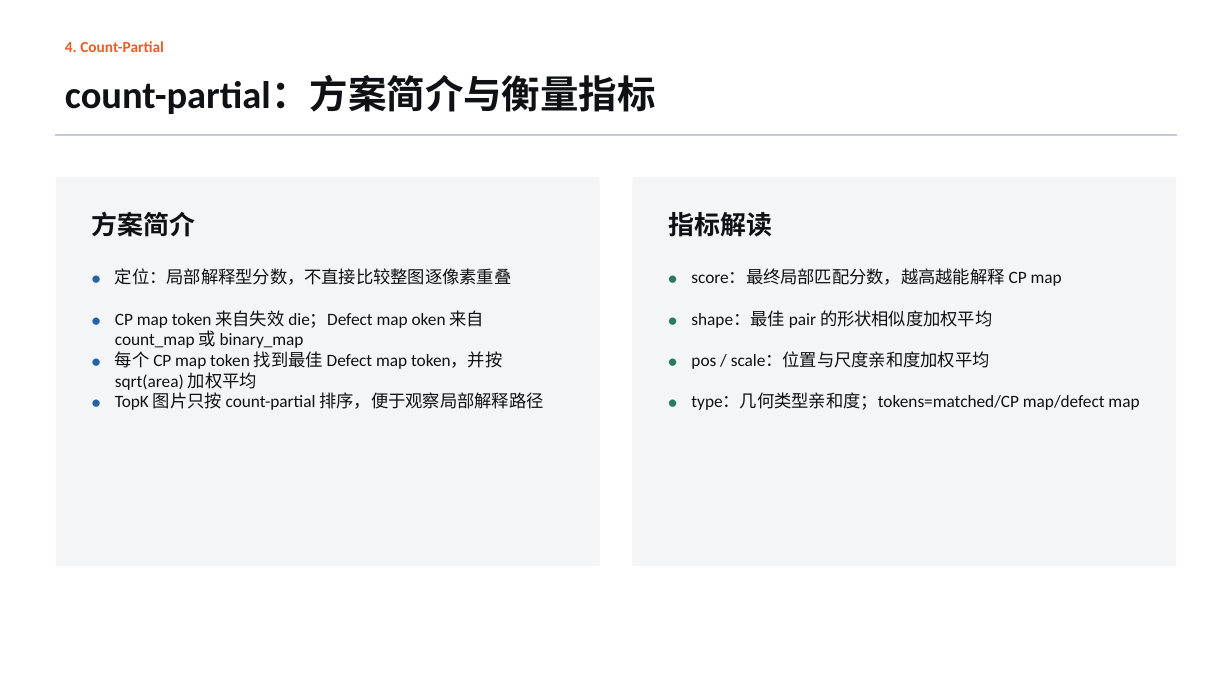
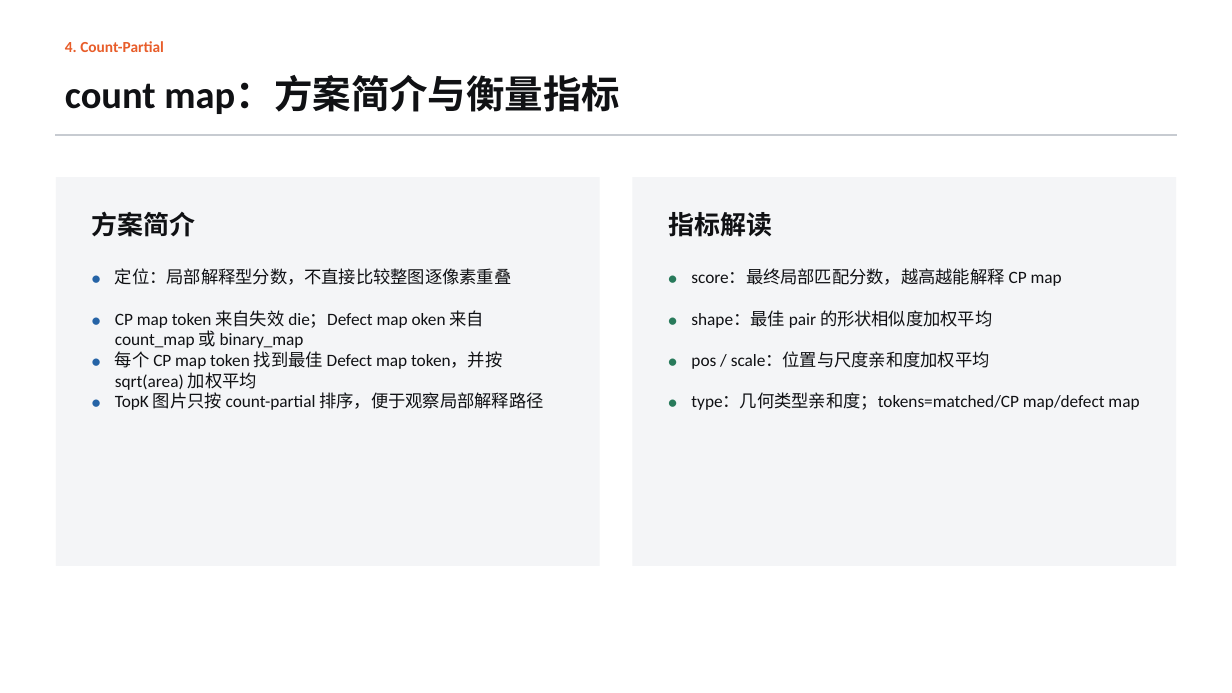
Before and after one commit to wkyKay/wbm-wdm-matching, a slide deck: slide 11 of wbm_wdm_matching_strategy.pptx. Drawn at 1232x693 pixels with LibreOffice and Linux fonts; fonts in the diff are those of the drawing. Boxes give left, top, right and bottom in pixels: in the first picture for what was removed or moved away, otherwise in the second. Text is boxed around its words. In the diff, an @@ line names an element or a change of style, - is before the commit and + after.

```diff
--- a/wbm_wdm_matching_strategy.pptx
+++ b/wbm_wdm_matching_strategy.pptx
@@ text at bbox=[65, 76, 620, 114]: text changed @@
-count-partial：方案简介与衡量指标
+count map：方案简介与衡量指标
```
Also in this commit, not shown: 5 other slides changed, 1 other file.
